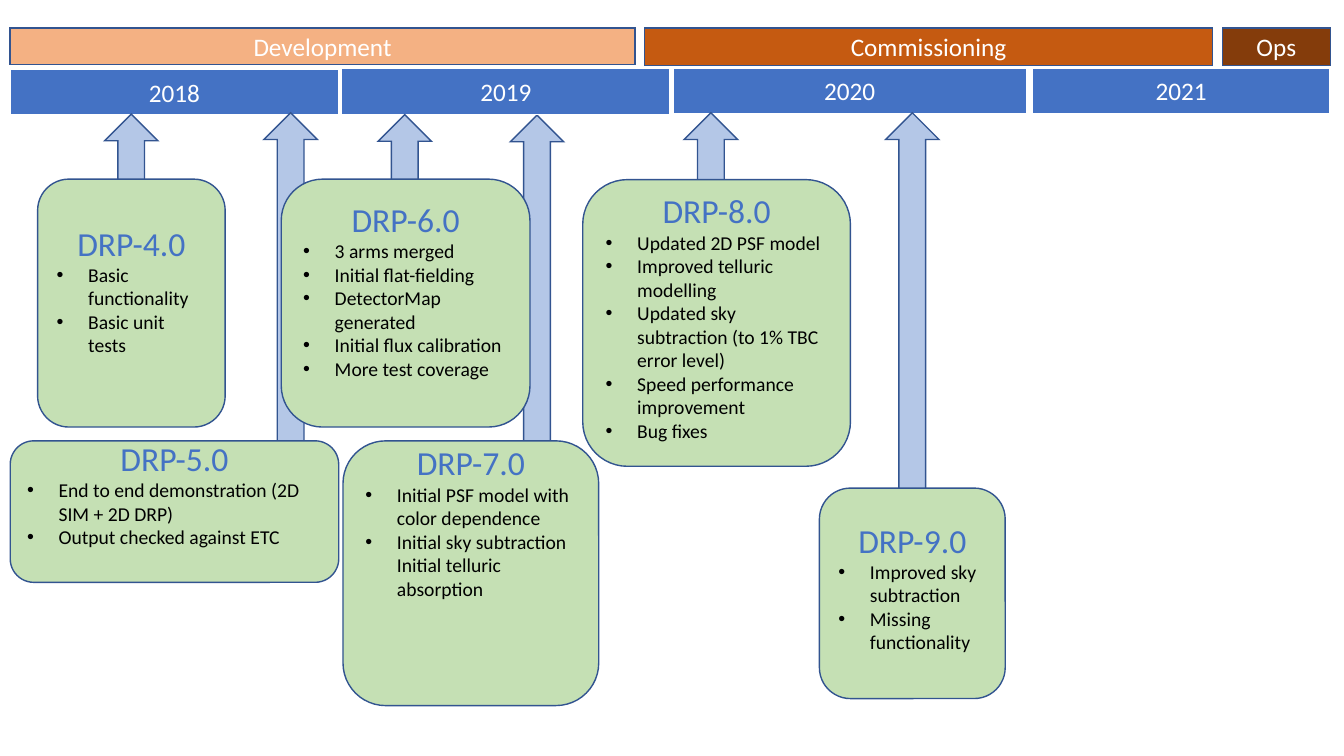
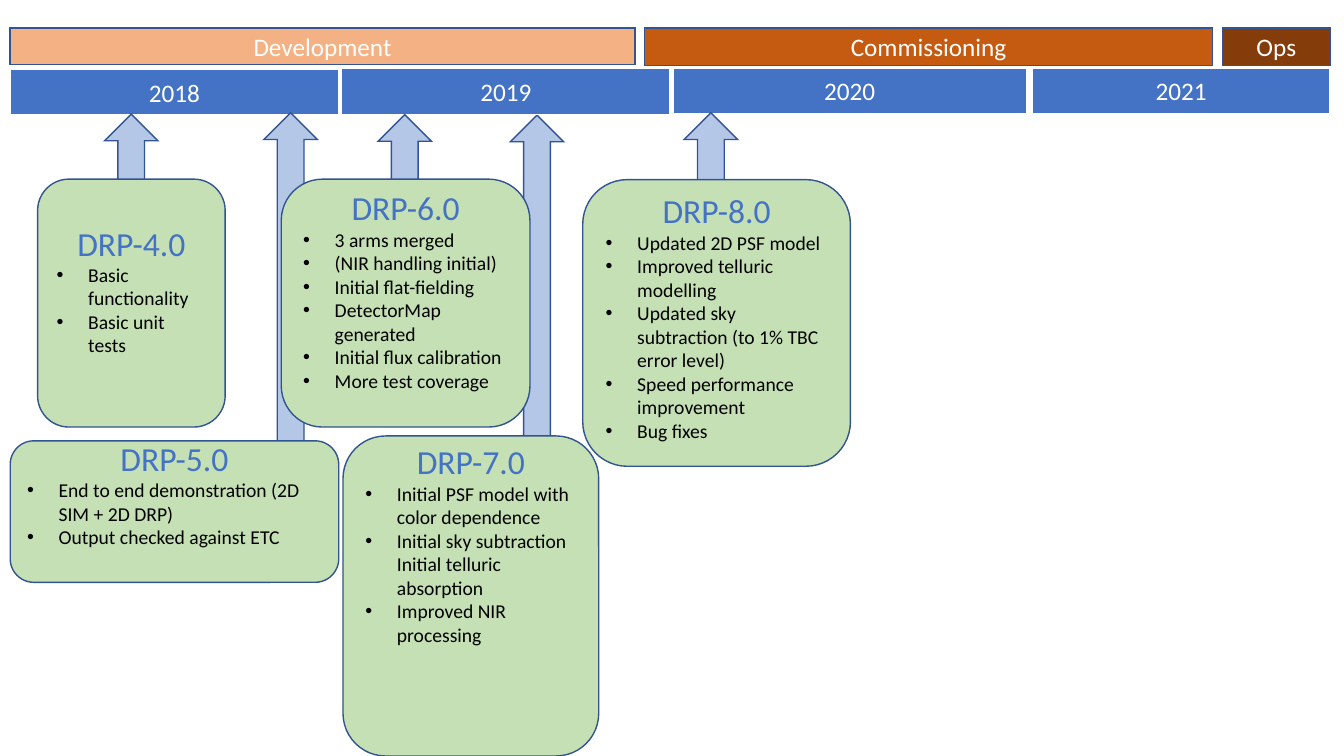
Before and after one commit to hassanxp/Shanghai2018, a slide deck: slide 8 of presentation-drp-plan/2DDRP-PresentationShanghai2018.pptx (slide 9 before the commit). Drawn at 1344x756 pixels with LibreOffice and Linux fonts; fonts in the diff are those of the drawing. Boxes give left, top, right and bottom in pixels: in the first picture for what was removed or moved away, otherwise in the second. Text is boxed around its words. In the diff, an @@ line names an element or a change of style, - is before the commit and + after.

```diff
--- a/presentation-drp-plan/2DDRP-PresentationShanghai2018.pptx
+++ b/presentation-drp-plan/2DDRP-PresentationShanghai2018.pptx
@@ up arrow removed at bbox=[886, 113, 940, 506] @@
@@ text in rounded rectangle at bbox=[335, 256, 497, 274]: paragraph added @@
+• (NIR handling initial)
@@ rounded rectangle "DRP-7.0": place and size @@
-rounded rectangle "DRP-7.0" at bbox=[343, 441, 599, 706]
+rounded rectangle "DRP-7.0" at bbox=[343, 436, 599, 756]
@@ rounded rectangle removed at bbox=[820, 488, 1005, 699] @@
-DRP-9.0
-• Improved sky subtraction
-• Missing functionality
@@ text in rounded rectangle at bbox=[397, 604, 506, 646]: paragraph added @@
+• Improved NIR processing
```
Also in this commit, not shown: 6 other slides changed, 1 other file.
